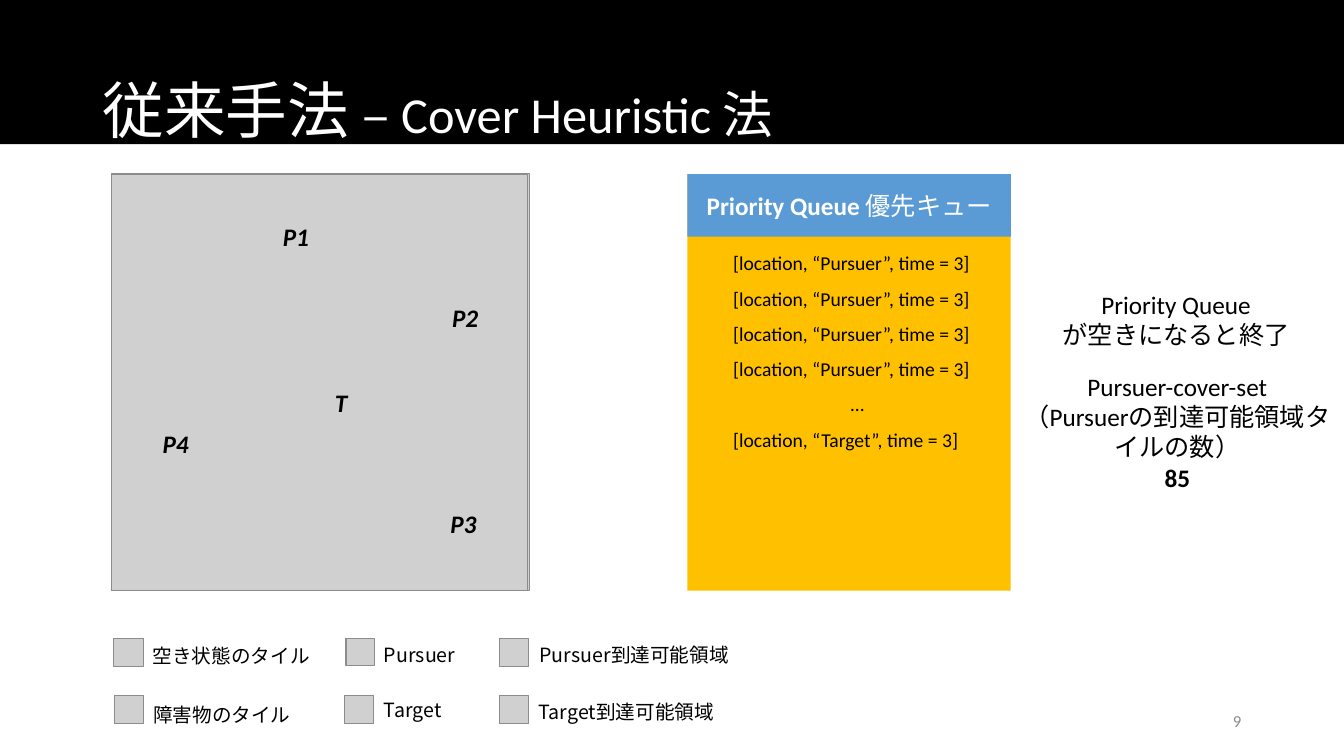
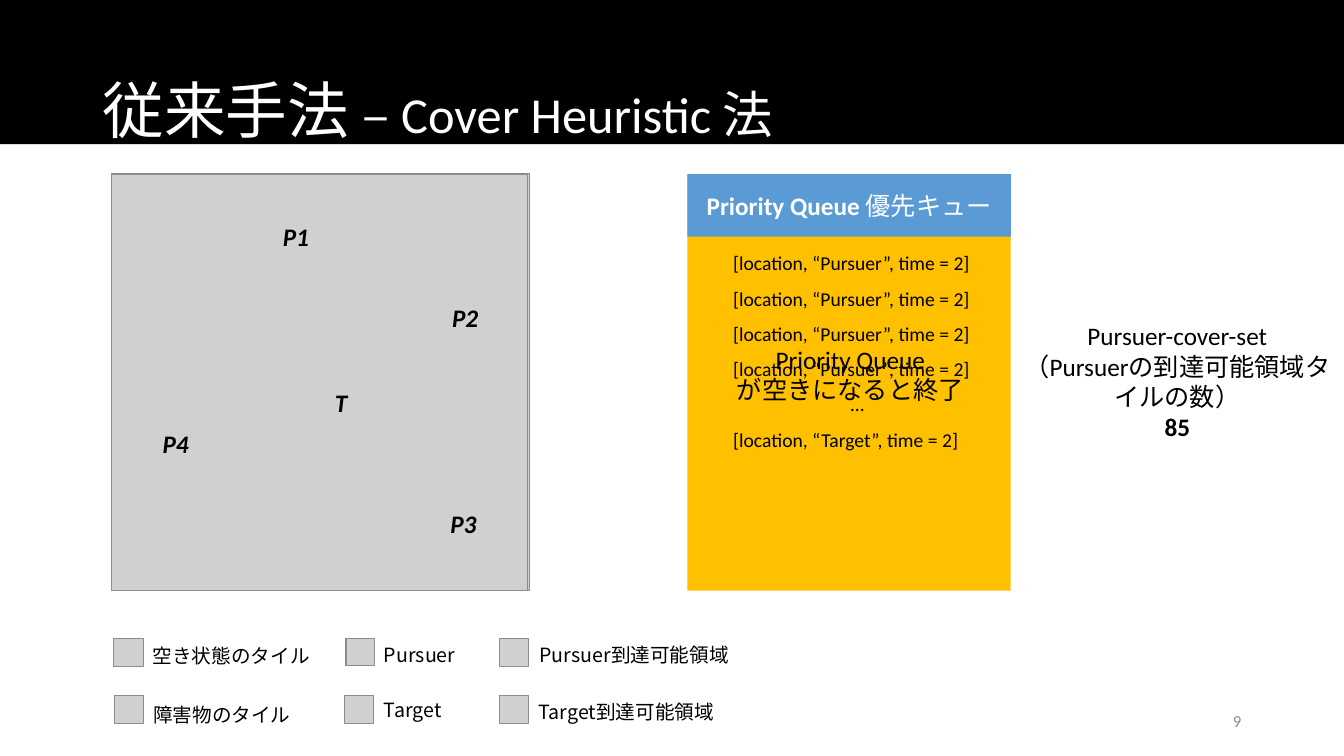
Before and after one commit to namidairo777/xiao_multiagent, a slide deck: slide 9 of documents/情報処理学会TANGXIAO_20170312.pptx. Drawn at 1344x756 pixels with LibreOffice and Linux fonts; fonts in the diff are those of the drawing; grey boxes stand for pictures. Boxes give left, top, right and bottom in pixels: in the first picture for what was removed or moved away, otherwise in the second. Text is boxed around its words. In the diff, an @@ line names an element or a change of style, - is before the commit and + after.

```diff
--- a/documents/情報処理学会TANGXIAO_20170312.pptx
+++ b/documents/情報処理学会TANGXIAO_20170312.pptx
@@ text at <box>733,255,970,382</box>: text changed @@
-[location, “Pursuer”, time = 3]
-[location, “Pursuer”, time = 3]
-[location, “Pursuer”, time = 3]
-[location, “Pursuer”, time = 3]
+[location, “Pursuer”, time = 2]
+[location, “Pursuer”, time = 2]
+[location, “Pursuer”, time = 2]
+[location, “Pursuer”, time = 2]
@@ text "Pursuer-cover-set": place and size @@
-text "Pursuer-cover-set" at <box>1087,379,1267,487</box>
+text "Pursuer-cover-set" at <box>1087,328,1267,436</box>
@@ text "Priority Queue": place and size @@
-text "Priority Queue" at <box>1063,296,1290,346</box>
+text "Priority Queue" at <box>737,351,964,401</box>
@@ text at <box>733,432,958,451</box>: text changed @@
-[location, “Target”, time = 3]
+[location, “Target”, time = 2]
```
Also in this commit, not shown: 3 other slides changed.
